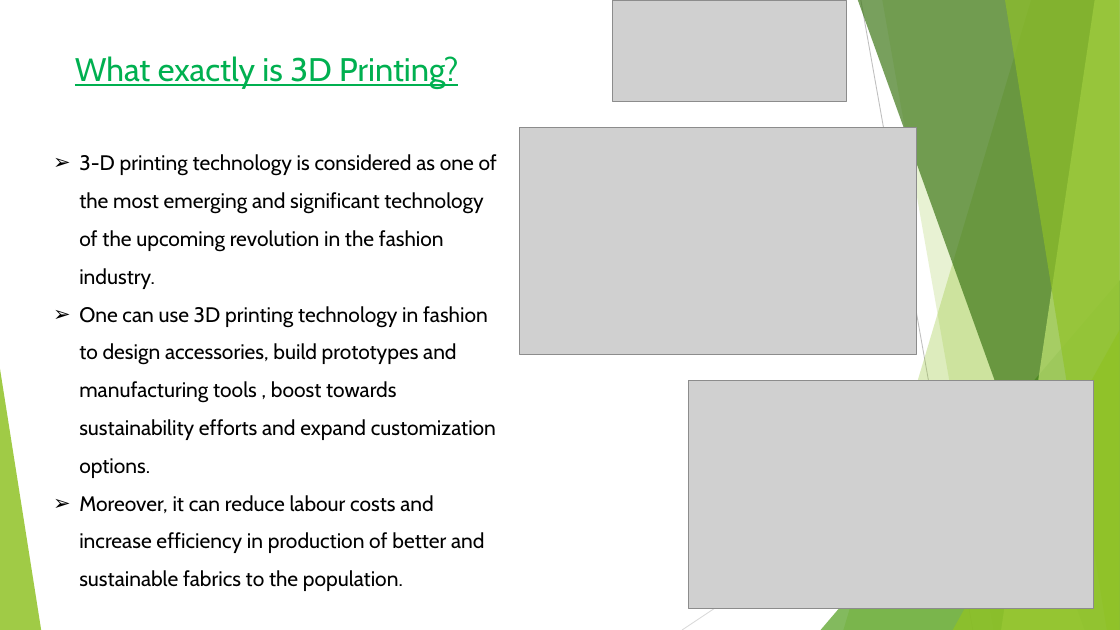
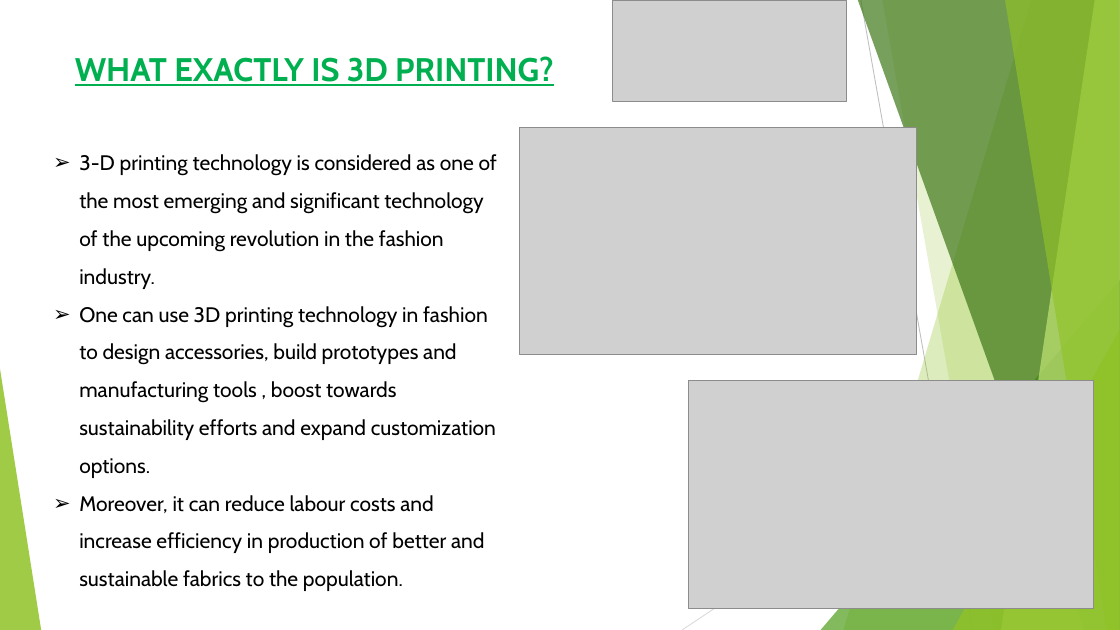
Before and after one commit to subhro1530/Hult-Prize, a slide deck: slide 3 of Demonstration.pptx. Drawn at 1120x630 pixels with LibreOffice and Linux fonts; fonts in the diff are those of the drawing; grey boxes stand for pictures. Boxes give left, top, right and bottom in pixels: in the first picture for what was removed or moved away, otherwise in the second. Text is boxed around its words. In the diff, an @@ line names an element or a change of style, - is before the commit and + after.

```diff
--- a/Demonstration.pptx
+++ b/Demonstration.pptx
@@ text at (75, 56, 554, 86): text changed; bold on @@
-What exactly is 3D Printing?
+WHAT EXACTLY IS 3D PRINTING?
```
Also in this commit, not shown: 9 other slides changed, 6 slides added, 2 slides removed.
